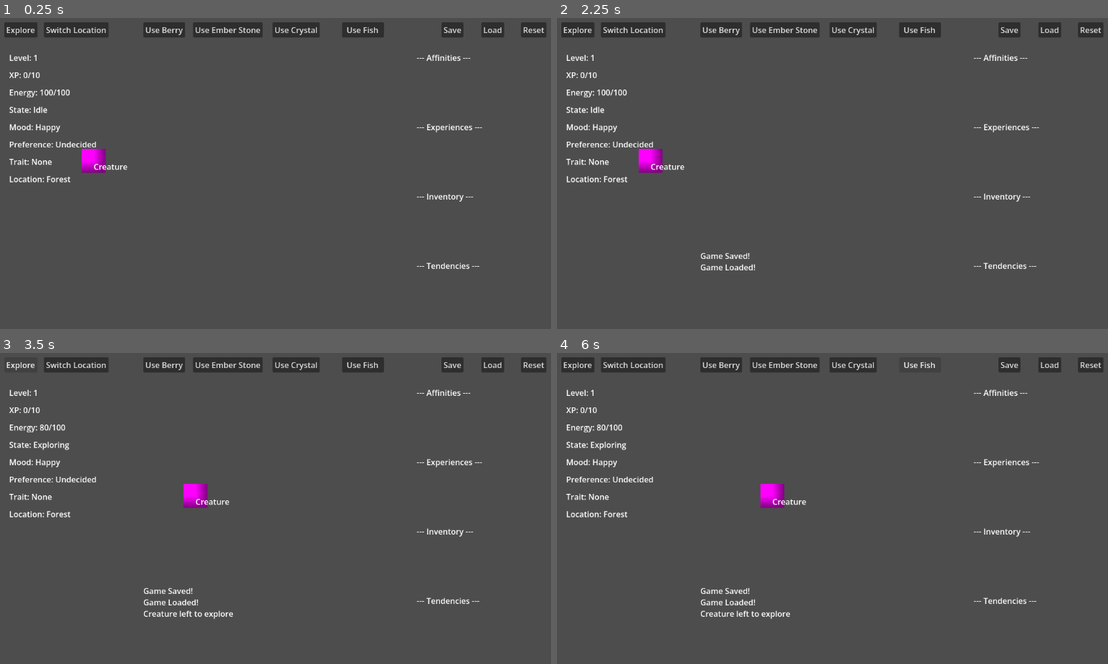
Above: before the commit, frames 1-4 (two rows, left to right).
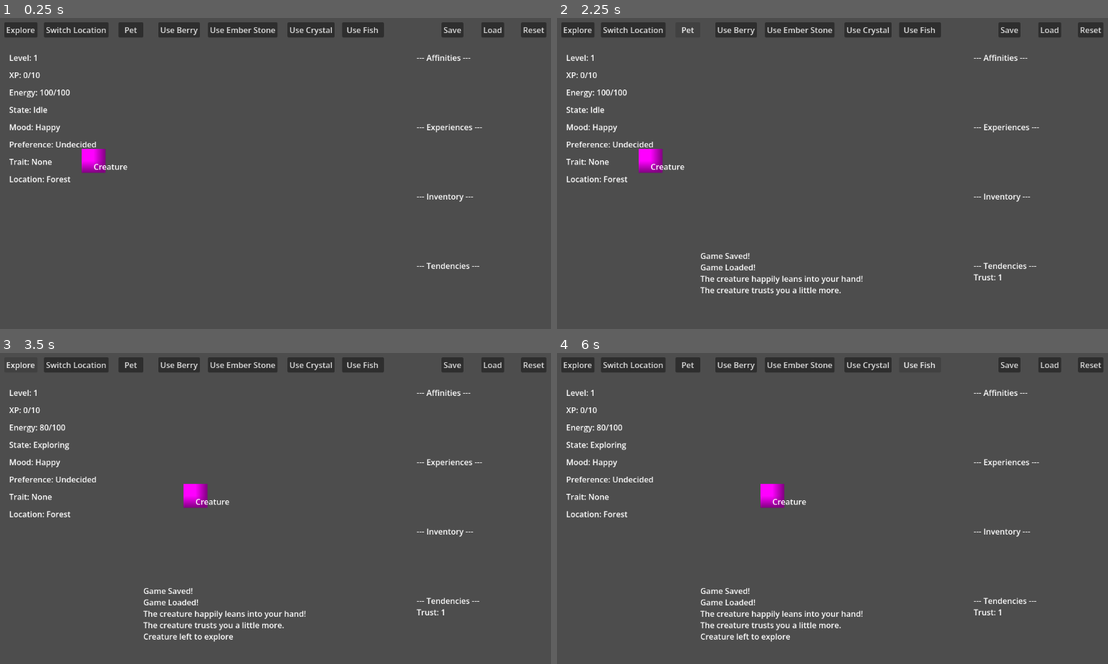
Above: after the commit, the same moments.

Repository: Radhika-15-Agarwal/CreatureGame
Game: Godot game, scene res://scenes/main.tscn
Same seed, same stepped clock (60 frames per second), same inputs: the game is played once before the commit and once after it.
Inputs (mouse positions are in pixels of both pictures, inside the frame that each line leads up to):
- Up to frame 1 (0.25 s): no input
- Up to frame 2 (2.25 s): click "Save" at 0.5 s; click "Load" at 1.25 s; click (689, 30) at 2 s, where only the run after the commit has a clickable "Pet"
- Up to frame 3 (3.5 s): click "Explore" at 2.75 s
- Up to frame 4 (6 s): click "Use Berry" at 3.5 s; click "Use Ember Stone" at 4.25 s; click "Use Crystal" at 5 s; click "Use Fish" at 5.75 s

The runs differ from the first frame. In frame 1, 1.0% of the frame differs, in the area x 21-61%, y 1-7%; in frame 2, 1.4%; in frame 3, 1.7%, in the area x 21-81%, y 1-93%; in frame 4, 1.7%.

Commit message:
Add petting

Diff:
--- a/scenes/main.tscn
+++ b/scenes/main.tscn
@@ -9,6 +9,7 @@
 
 [node name="Main" type="Node2D" unique_id=1959341869]
 script = ExtResource("1_0wfyh")
+metadata/_edit_vertical_guides_ = [-16418.0]
 
 [node name="Creature" type="CharacterBody2D" parent="." unique_id=134566905]
 position = Vector2(200, 300)
@@ -99,23 +100,23 @@
 text = "Switch Location"
 
 [node name="UseBerryButton" type="Button" parent="UI" unique_id=1178855698]
-offset_left = 300.0
+offset_left = 330.0
 offset_top = 20.0
-offset_right = 384.0
+offset_right = 414.0
 offset_bottom = 51.0
 text = "Use Berry"
 
 [node name="UseEmberStoneButton" type="Button" parent="UI" unique_id=1299315584]
-offset_left = 400.0
+offset_left = 430.0
 offset_top = 20.0
-offset_right = 540.0
+offset_right = 570.0
 offset_bottom = 51.0
 text = "Use Ember Stone"
 
 [node name="UseCrystalButton" type="Button" parent="UI" unique_id=1503624767]
-offset_left = 560.0
+offset_left = 590.0
 offset_top = 20.0
-offset_right = 655.0
+offset_right = 685.0
 offset_bottom = 51.0
 text = "Use Crystal"
 
@@ -168,6 +169,14 @@
 offset_bottom = 51.0
 text = "Reset"
 
+[node name="PetButton" type="Button" parent="UI" unique_id=399349661]
+offset_left = 250.0
+offset_top = 20.0
+offset_right = 300.0
+offset_bottom = 51.0
+text = "Pet
+"
+
 [node name="SaveManager" type="Node" parent="." unique_id=818043779]
 script = ExtResource("4_jyhfs")
 
@@ -180,3 +189,4 @@
 [connection signal="pressed" from="UI/SaveButton" to="." method="_on_save_button_pressed"]
 [connection signal="pressed" from="UI/LoadButton" to="." method="_on_load_button_pressed"]
 [connection signal="pressed" from="UI/ResetButton" to="." method="_on_reset_button_pressed"]
+[connection signal="pressed" from="UI/PetButton" to="." method="_on_pet_button_pressed"]
--- a/scenes/save_manager.gd
+++ b/scenes/save_manager.gd
@@ -15,7 +15,11 @@
 		"experiences": creature.experiences,
 		"affinities": creature.affinities,
 		"tendencies": creature.tendencies,
-		"events": creature.events
+		"events": creature.events,
+		"pets_since_explore": creature.pets_since_explore,
+		"current_pet_tolerance": creature.current_pet_tolerance,
+		"min_pet_tolerance": creature.min_pet_tolerance,
+		"max_pet_tolerance": creature.max_pet_tolerance
 	}
 
 	var file = FileAccess.open(save_path, FileAccess.WRITE)
@@ -36,6 +40,10 @@
 	creature.energy = save_data.get("energy", 100.0)
 	creature.exploring = save_data.get("exploring", false)
 	creature.current_location = save_data.get("current_location", "Forest")
+	creature.pets_since_explore = save_data.get("pets_since_explore", creature.pets_since_explore)
+	creature.current_pet_tolerance = save_data.get("current_pet_tolerance", creature.current_pet_tolerance)
+	creature.min_pet_tolerance = save_data.get("min_pet_tolerance", creature.min_pet_tolerance)
+	creature.max_pet_tolerance = save_data.get("max_pet_tolerance", creature.max_pet_tolerance)
 
 	# Load dictionaries safely
 	creature.inventory.merge(save_data.get("inventory", {}), true)
--- a/scripts/creature.gd
+++ b/scripts/creature.gd
@@ -46,6 +46,12 @@
 var exploration_distance := 300.0
 var travel_duration := 1.0
 
+# Petting
+var pets_since_explore := 0
+var current_pet_tolerance := 3
+var min_pet_tolerance := 1
+var max_pet_tolerance := 5
+
 # Preferences
 var preference_threshold := 10
 
@@ -79,6 +85,9 @@
 
 var brave_bonus_min_exp := 1
 var brave_bonus_max_exp := 2
+
+var petting_bonus_min_exp := 1
+var petting_bonus_max_exp := 3
 
 # Items
 var berry_min_energy := 8
@@ -174,6 +183,10 @@
 	"Bravery": {
 		"event_chance": 0.5,
 		"gain_chance": 0.5
+	},
+	"Trust": {
+		"happy_gain_chance": 0.4,
+		"okay_gain_chance": 0.1
 	}
 }
 
@@ -267,6 +280,10 @@
 
 func _ready():
 	home_position = position
+
+	min_pet_tolerance = random_range(0, 3)
+	max_pet_tolerance = random_range(min_pet_tolerance + 1, 6)
+	current_pet_tolerance = random_range(min_pet_tolerance, max_pet_tolerance)
 
 	initialize_locations()
 	initialize_affinities()
@@ -375,6 +392,39 @@
 
 	stats_changed.emit()
 
+func pet():
+	if exploring:
+		add_log("The creature is not home right now.")
+		return
+
+	if pets_since_explore >= current_pet_tolerance:
+		add_log("The creature swats your hand away. It wants personal space.")
+		return
+
+	pets_since_explore += 1
+	var current_mood = get_mood()
+
+	if current_mood == "Tired":
+		add_log("You gently pet the tired creature. It rests easier.")
+		energy += random_range(petting_bonus_min_exp, petting_bonus_max_exp)
+		energy = min(energy, max_energy)
+
+	elif current_mood == "Happy":
+		add_log("The creature happily leans into your hand!")
+
+		if randf() < tendency_data["Trust"]["happy_gain_chance"]:
+			gain_tendency("Trust", 1)
+			add_log("The creature trusts you a little more.")
+
+	else: # "Okay" mood
+		add_log("You pet the creature. It seems content.")
+
+		if randf() < tendency_data["Trust"]["okay_gain_chance"]:
+			gain_tendency("Trust", 1)
+			add_log("The creature trusts you a little more.")
+
+	stats_changed.emit()
+
 
 
 
@@ -410,8 +460,11 @@
 func start_exploration():
 	exploring = true
 	energy -= exploration_energy_cost
-	stats_changed.emit()
-
+
+	pets_since_explore = 0
+	current_pet_tolerance = random_range(min_pet_tolerance, max_pet_tolerance)
+
+	stats_changed.emit()
 	add_log("Creature left to explore")
 
 func travel_to_exploration():
--- a/scripts/main.gd
+++ b/scripts/main.gd
@@ -11,6 +11,9 @@
 
 func _on_location_button_pressed():
 	creature.switch_location()
+
+func _on_pet_button_pressed() -> void:
+	creature.pet()
 
 func _on_use_berry_button_pressed() -> void:
 	creature.use_item("Berry")
